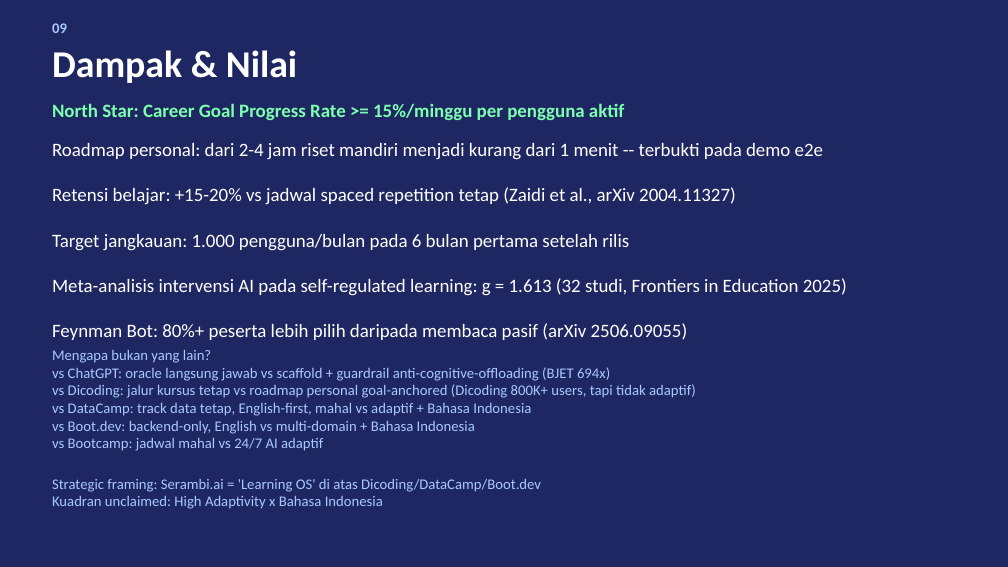
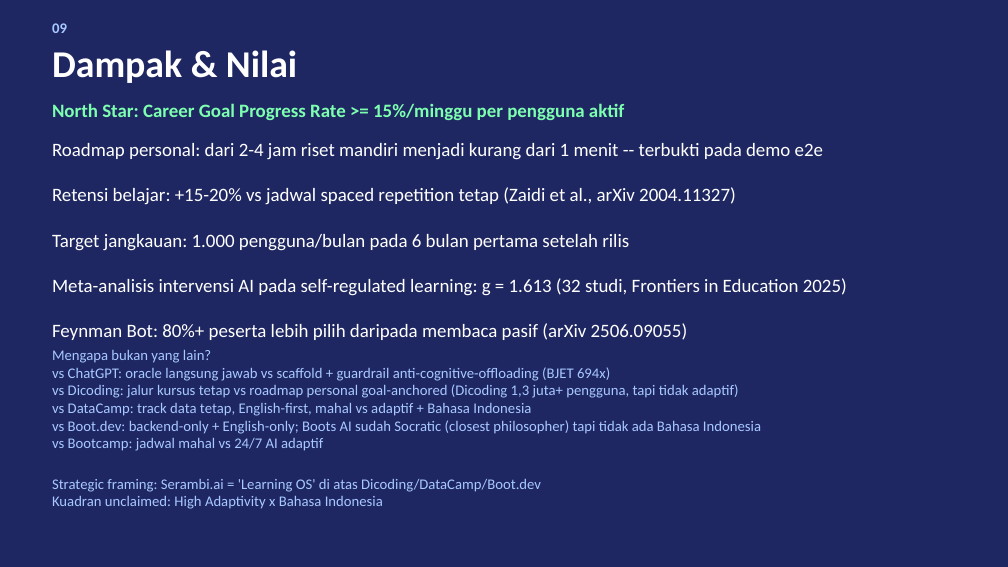
Before and after one commit to mmuchsin/serambi-ai, a slide deck: slide 9 of slides/serambi-pitch-deck.pptx. Drawn at 1008x567 pixels with LibreOffice and Linux fonts; fonts in the diff are those of the drawing. Boxes give left, top, right and bottom in pixels: in the first picture for what was removed or moved away, otherwise in the second. Text is boxed around its words. In the diff, an @@ line names an element or a change of style, - is before the commit and + after.

```diff
--- a/slides/serambi-pitch-deck.pptx
+++ b/slides/serambi-pitch-deck.pptx
@@ text at box(52, 384, 739, 398): text changed @@
-vs Dicoding: jalur kursus tetap vs roadmap personal goal-anchored (Dicoding 800K+ users, tapi tidak adaptif)
+vs Dicoding: jalur kursus tetap vs roadmap personal goal-anchored (Dicoding 1,3 juta+ pengguna, tapi tidak adaptif)
@@ text at box(52, 420, 761, 434): text changed @@
-vs Boot.dev: backend-only, English vs multi-domain + Bahasa Indonesia
+vs Boot.dev: backend-only + English-only; Boots AI sudah Socratic (closest philosopher) tapi tidak ada Bahasa Indonesia
```
Also in this commit, not shown: 1 other file.
